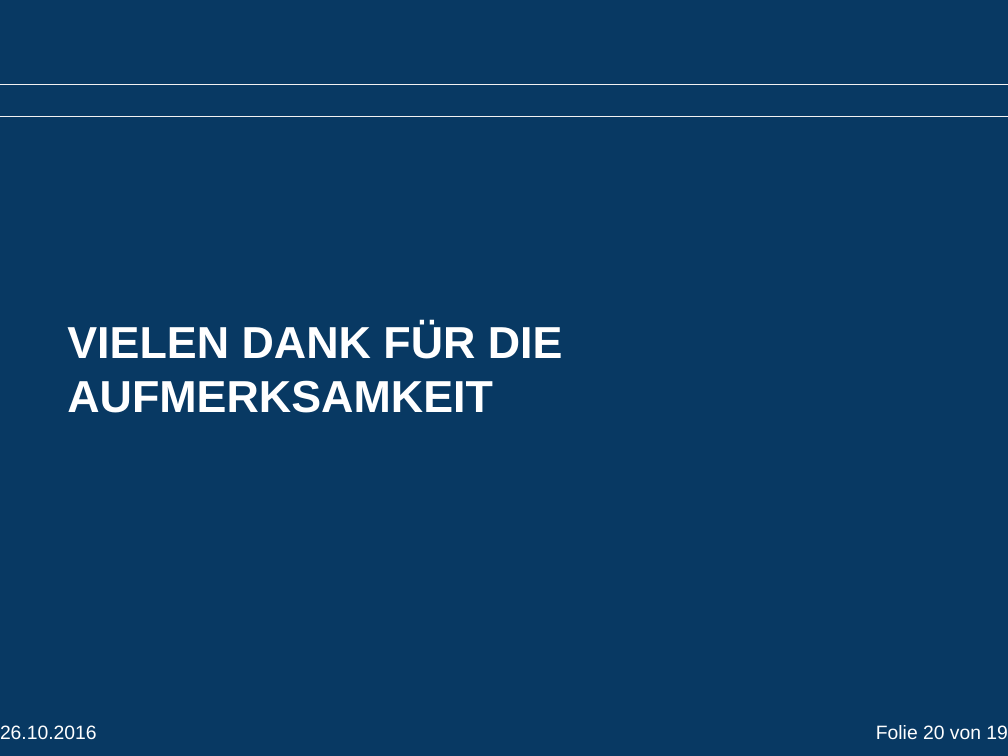
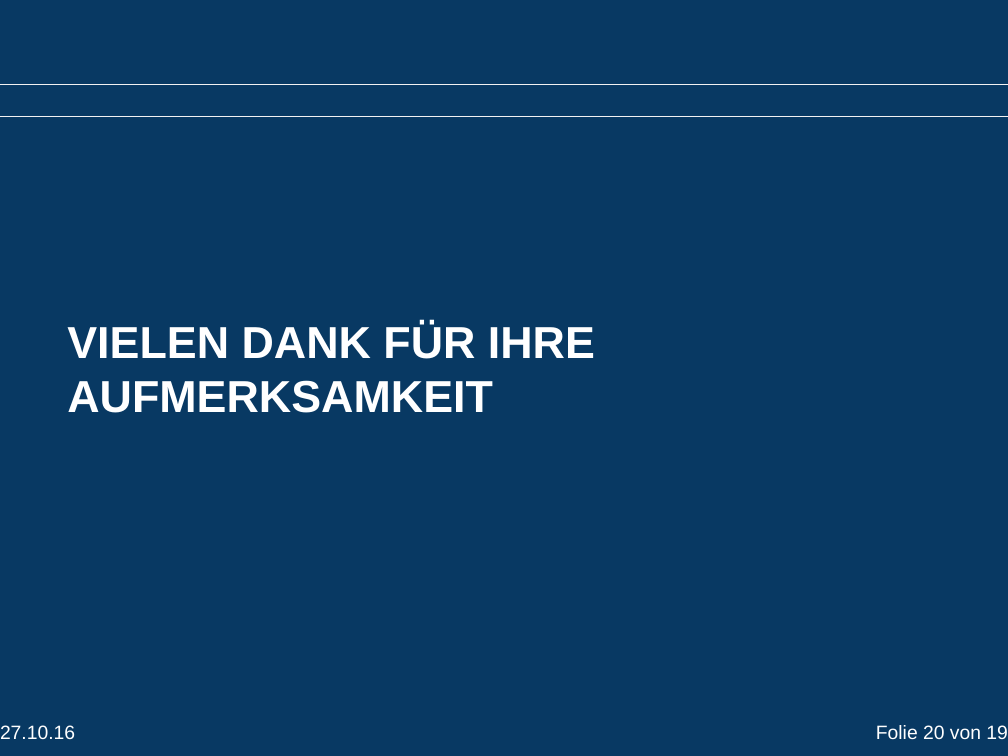
Before and after one commit to TUD-INF-IAI-MCI/agsbs_atom_package, a slide deck: slide 20 of Präsentation/presentation.pptx. Drawn at 1008x756 pixels with LibreOffice and Linux fonts; fonts in the diff are those of the drawing; background and template pictures are left out. Boxes give left, top, right and bottom in pixels: in the first picture for what was removed or moved away, otherwise in the second. Text is boxed around its words. In the diff, an @@ line names an element or a change of style, - is before the commit and + after.

```diff
--- a/Präsentation/presentation.pptx
+++ b/Präsentation/presentation.pptx
@@ text at bbox=[67, 323, 595, 413]: text changed @@
-VIELEN DANK FÜR DIE AUFMERKSAMKEIT
+VIELEN DANK FÜR IHRE AUFMERKSAMKEIT
@@ text at bbox=[0, 725, 75, 739]: text changed @@
-26.10.2016
+27.10.16
```
Also in this commit, not shown: 18 other slides changed.
